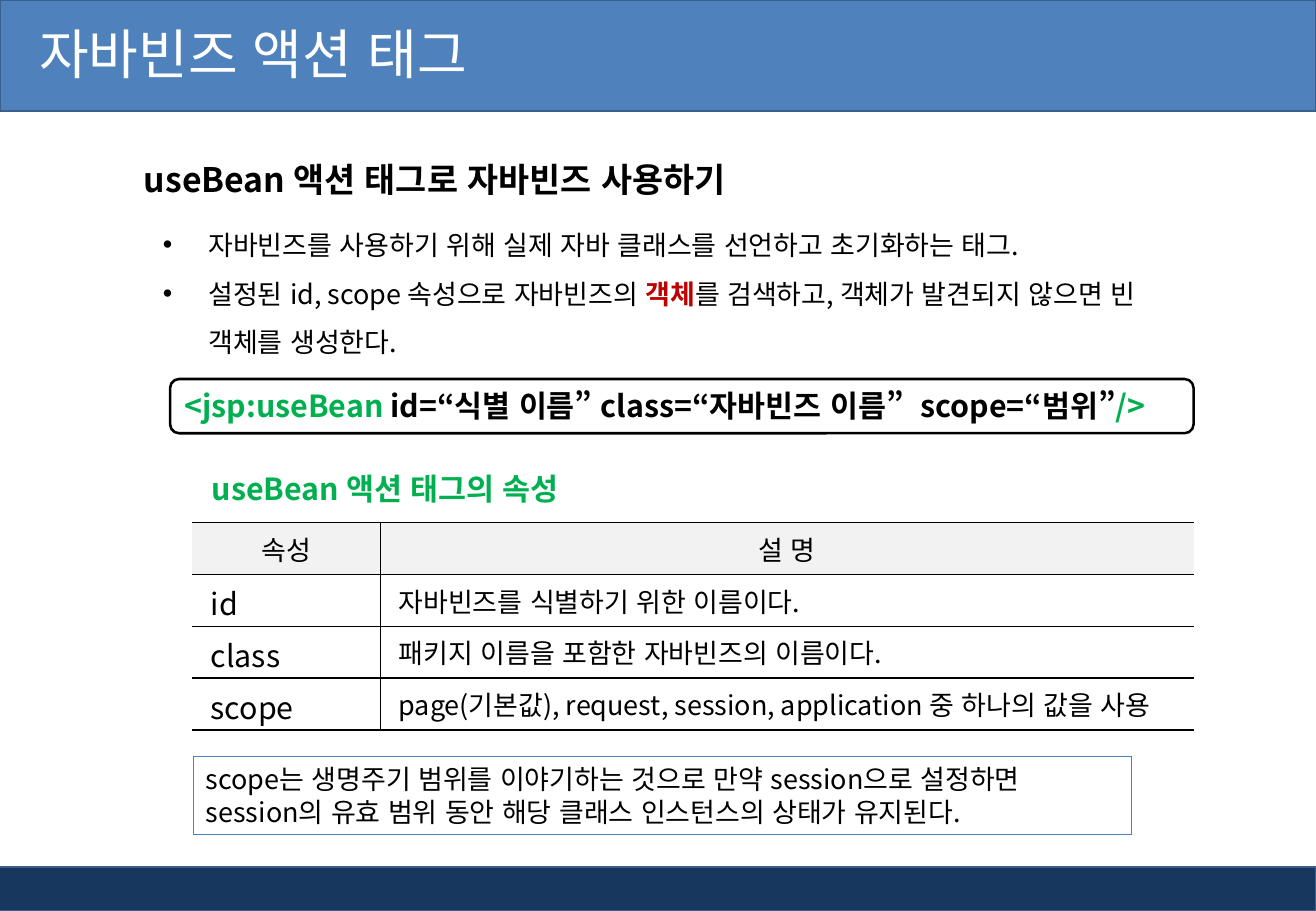
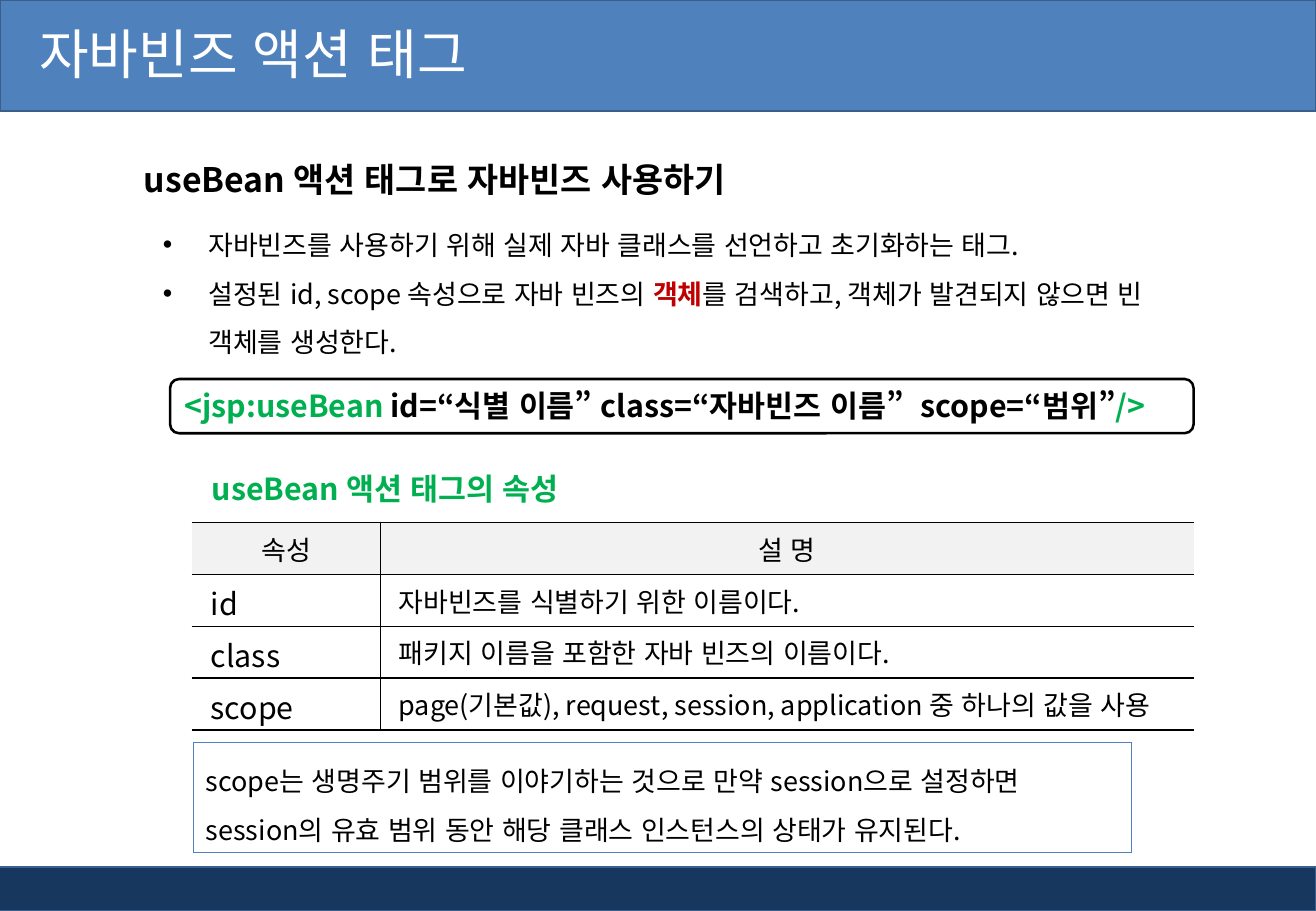
Before and after one commit to pshho/ngreen_project, a slide deck: slide 31 of jspWorks/자료/jsp_ppt/2장. Jsp 태그(스크립트, 디렉티브태그).pptx (slide 29 before the commit). Drawn at 1316x911 pixels with LibreOffice and Linux fonts; fonts in the diff are those of the drawing; background and template pictures are left out. Boxes give left, top, right and bottom in pixels: in the first picture for what was removed or moved away, otherwise in the second. Text is boxed around its words. In the diff, an @@ line names an element or a change of style, - is before the commit and + after.

```diff
--- a/jspWorks/자료/jsp_ppt/2장. Jsp 태그(스크립트, 디렉티브태그).pptx
+++ b/jspWorks/자료/jsp_ppt/2장. Jsp 태그(스크립트, 디렉티브태그).pptx
@@ text at box(208, 281, 1143, 354): spaces changed @@
-• 설정된 id, scope 속성으로 자바빈즈의 객체를 검색하고, 객체가 발견되지 않으면 빈 객체를 생성한다.
+• 설정된 id, scope 속성으로 자바 빈즈의 객체를 검색하고, 객체가 발견되지 않으면 빈 객체를 생성한다.
@@ table at box(192, 523, 1193, 730) @@
-row 3, column 2: 패키지 이름을 포함한 자바빈즈의 이름이다.
+row 3, column 2: 패키지 이름을 포함한 자바 빈즈의 이름이다.
@@ rectangle "scope는 생명주기 범위를 이야기하는 것으로 ...": place and size @@
-rectangle "scope는 생명주기 범위를 이야기하는 것으로 ..." at box(194, 757, 1133, 835)
+rectangle "scope는 생명주기 범위를 이야기하는 것으로 ..." at box(194, 742, 1133, 853)
@@ rectangle "scope는 생명주기 범위를 이야기하는 것으로 ..." at box(194, 742, 1133, 853): line spacing 1 to 1.5 @@
```
Also in this commit, not shown: 26 other slides changed, 2 slides added, 24 other files.
